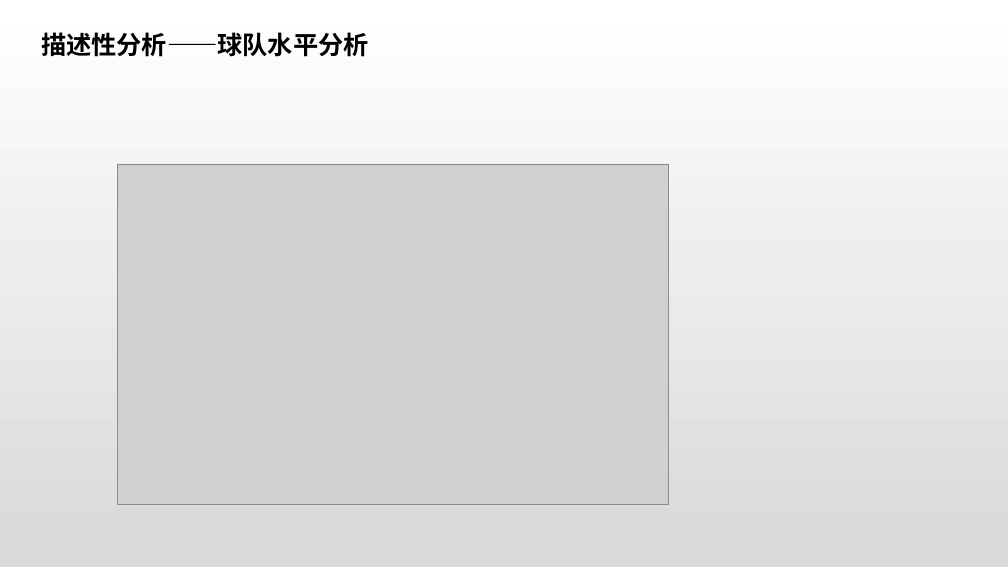
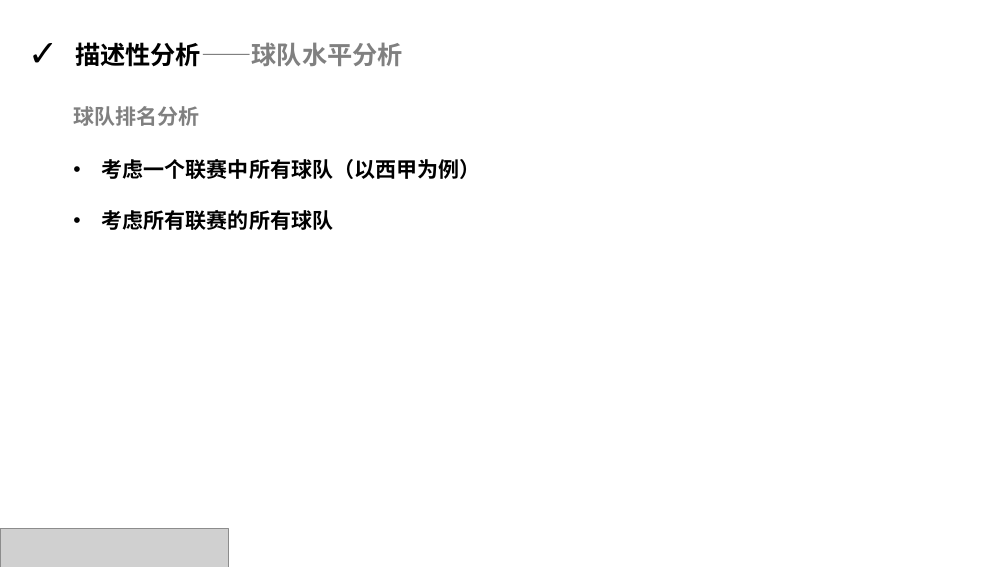
Before and after one commit to rucnyz/soccer, a slide deck: slide 16 of notebooks/欧洲足球展示.pptx (slide 15 before the commit). Drawn at 1008x567 pixels with LibreOffice and Linux fonts; fonts in the diff are those of the drawing; grey boxes stand for pictures. Boxes give left, top, right and bottom in pixels: in the first picture for what was removed or moved away, otherwise in the second. Text is boxed around its words. In the diff, an @@ line names an element or a change of style, - is before the commit and + after.

```diff
--- a/notebooks/欧洲足球展示.pptx
+++ b/notebooks/欧洲足球展示.pptx
@@ background gradient #FFFFFF to #D9D9D9 to #FFFFFF @@
@@ text "描述性分析——球队水平分析": place and size @@
-text "描述性分析——球队水平分析" at <box>41,32,369,57</box>
+text "描述性分析——球队水平分析" at <box>75,42,403,67</box>
@@ text "描述性分析——球队水平分析" at <box>75,42,403,67</box>: font Arial to Noto Sans CJK SC; text colour #000000 to #808080 in "描述性分析——球队水平分析"; bullet none to ✓; more space between paragraphs @@
@@ text added at <box>73,106,199,126</box>, 20 pt, text #808080, bold @@
+球队排名分析
@@ text added at <box>102,159,481,230</box>, 20 pt, text #000000, bold @@
+• 考虑一个联赛中所有球队（以西甲为例）
+• 考虑所有联赛的所有球队
@@ picture removed at <box>117,164,668,504</box> @@
@@ picture added at <box>0,529,228,567</box> @@
```
Also in this commit, not shown: 15 other slides changed, 12 slides added, 11 slides removed, 3 other files.
